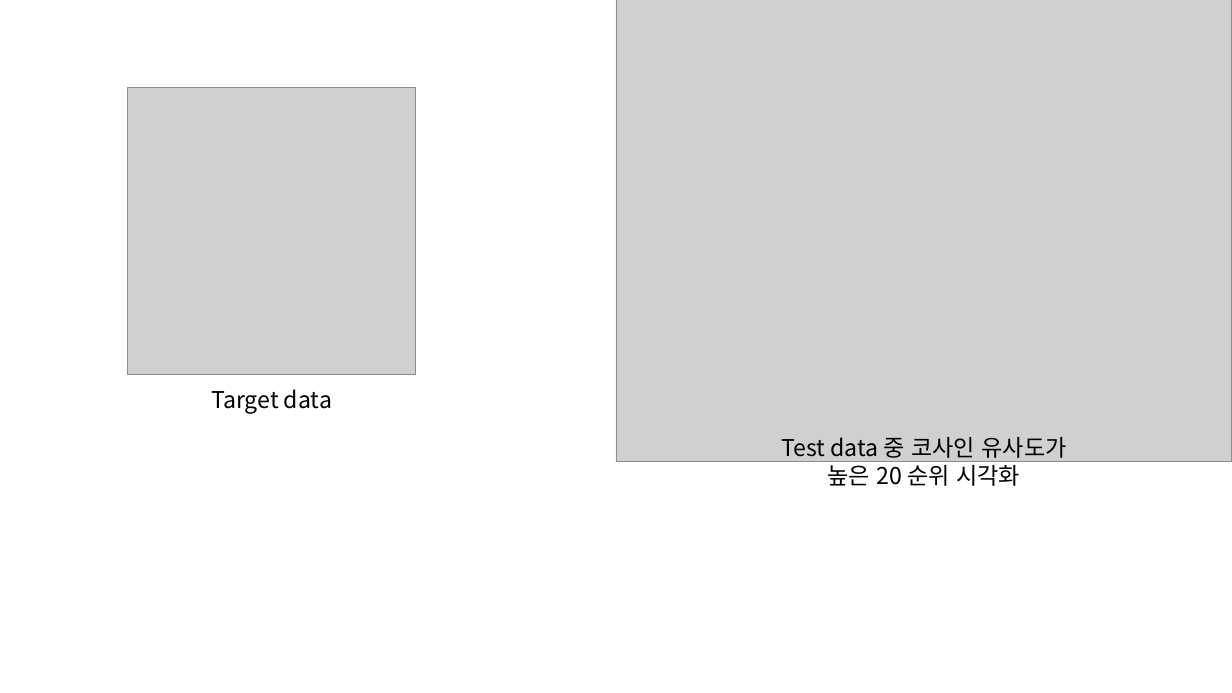
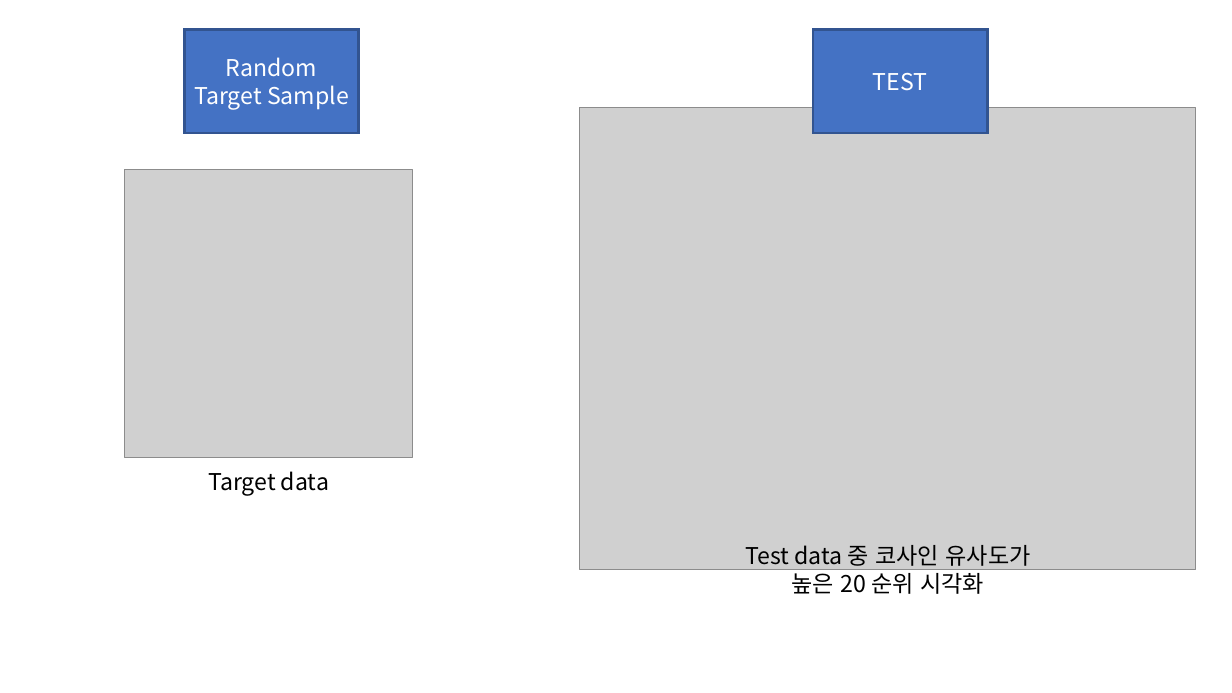
Before and after one commit to sangheonEN/neural_network_handling_code_pytorch, a slide deck: slide 3 of meeting_ppt/2023_02_15_발표.pptx. Drawn at 1232x693 pixels with LibreOffice and Linux fonts; fonts in the diff are those of the drawing; grey boxes stand for pictures. Boxes give left, top, right and bottom in pixels: in the first picture for what was removed or moved away, otherwise in the second. Text is boxed around its words. In the diff, an @@ line names an element or a change of style, - is before the commit and + after.

```diff
--- a/meeting_ppt/2023_02_15_발표.pptx
+++ b/meeting_ppt/2023_02_15_발표.pptx
@@ rectangle added at (185, 30, 360, 133), fill #4472C4, outline #325491 2.25 pt, 18 pt, text #FFFFFF @@
+Random
+Target Sample
@@ rectangle added at (813, 30, 988, 133), fill #4472C4, outline #325491 2.25 pt, 18 pt, text #FFFFFF @@
+TEST
@@ picture: place and size @@
-picture at (616, 0, 1232, 462)
+picture at (580, 108, 1197, 570)
@@ picture: place and size @@
-picture at (128, 87, 415, 374)
+picture at (125, 170, 412, 457)
@@ text "Target data": place and size @@
-text "Target data" at (211, 389, 332, 414)
+text "Target data" at (208, 471, 329, 496)
@@ text "Test data 중 코사인 유사도가 ...": place and size @@
-text "Test data 중 코사인 유사도가 ..." at (781, 437, 1067, 486)
+text "Test data 중 코사인 유사도가 ..." at (745, 545, 1031, 594)
```
Also in this commit, not shown: 1 other slide changed, 1 other file.
